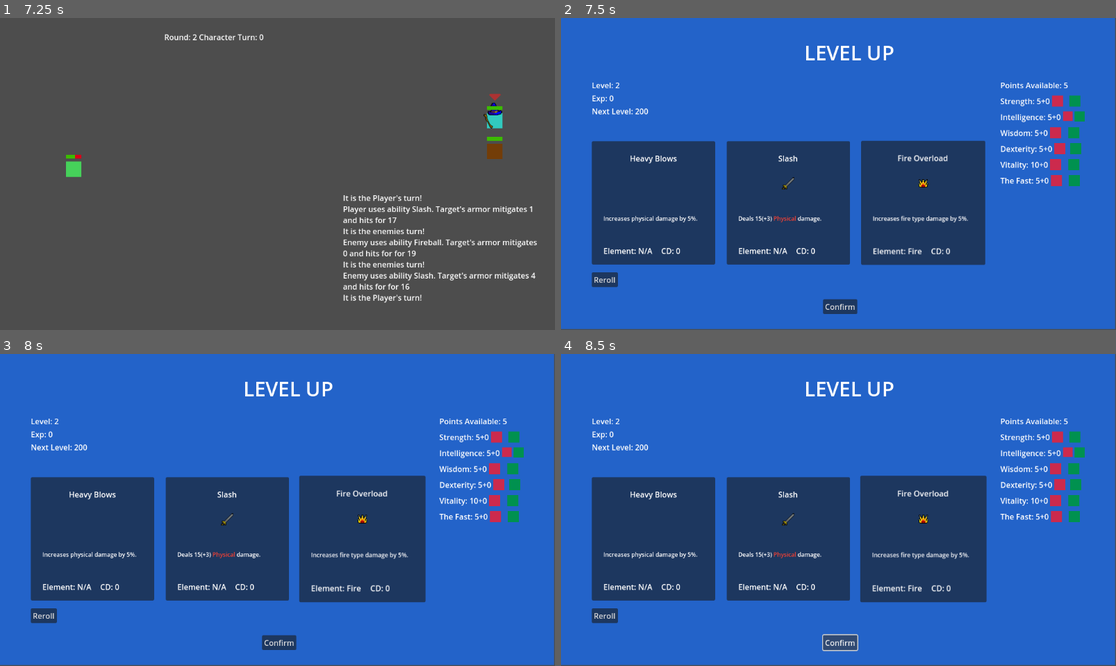
Above: before the commit, frames 1-4 (two rows, left to right).
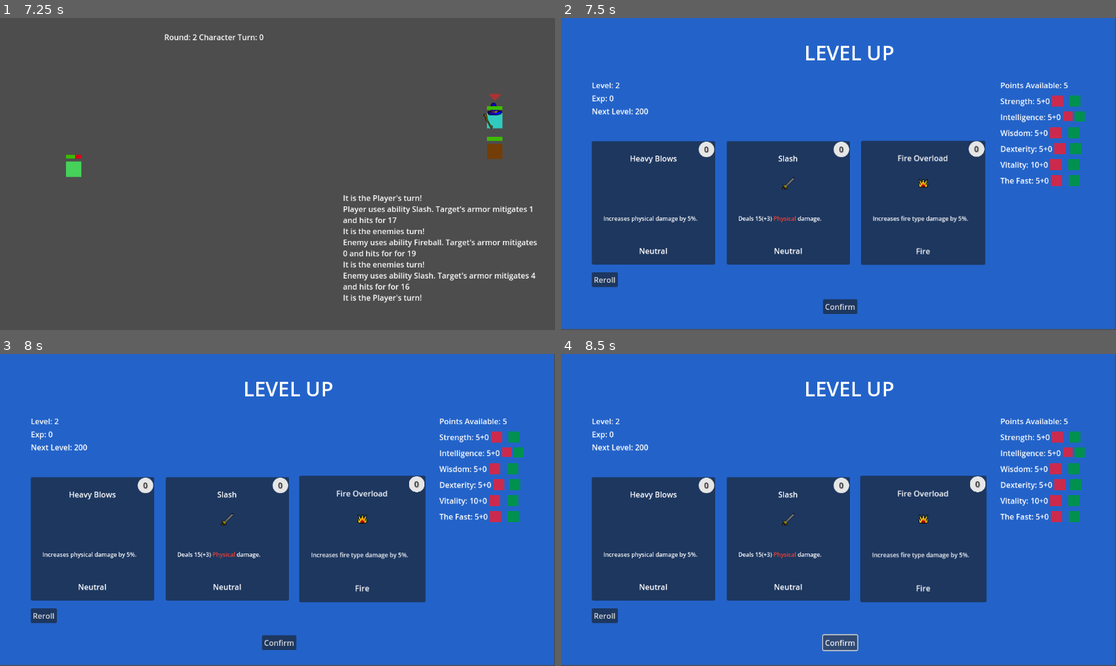
Above: after the commit, the same moments.

Repository: wildbeard/rpg
Game: Godot game, scene res://Scenes/SceneSwitcher.tscn
Same seed, same stepped clock (60 frames per second), same inputs: the game is played once before the commit and once after it.
Inputs (mouse positions are in pixels of both pictures, inside the frame that each line leads up to):
- Up to frame 1 (7.25 s): click "Enter Battle" at 0.5 s; click "Slash" at 1.25 s; tap Enter (ui_accept) at 2, 2.27, 2.75, 3.02, 3.5, 4.52, 5, 5.27, 5.75, 6.02 s; move the mouse to (399, 158) at 2.02 s; hold D (move_right) 2.03-2.78 s; click (399, 158) at 2.17 s; move the mouse to (166, 189) at 2.77 s; hold S (move_down) 2.78-3.53 s; move the mouse to (333, 105) at 3.52 s; hold D (move_right) 3.53-4.28 s; move the mouse to (249, 236) at 4.27 s; hold W (move_up) 4.28-5.03 s; click (249, 236) at 4.42 s; move the mouse to (444, 220) at 5.02 s; hold A (move_left) 5.03-6.5 s; move the mouse to (111, 127) at 5.77 s; click "Fireball" at 6.5 s
- Up to frame 2 (7.5 s): tap Enter (ui_accept) at 7.25 s; move the mouse to (866, 174) at 7.27 s; hold S (move_down) from 7.28 s (still down); click (866, 174) at 7.42 s
- Up to frame 3 (8 s): keep holding S (move_down)
- Up to frame 4 (8.5 s): release S (move_down) at 8 s; click "Confirm" at 8 s

Frame 1 is identical in both runs. In frame 2, 0.8% of the frame differs, in the area x 7-77%, y 39-76%; in frame 3, 0.8%, in the area x 7-77%, y 39-77%; in frame 4, 0.8%.

Commit message:
Minor tweaks to the ability card UI

Diff:
--- a/Scenes/UI/AbilityCard.gd
+++ b/Scenes/UI/AbilityCard.gd
@@ -20,8 +20,15 @@
 	self.ability_icon.texture = self.ability.icon
 	# Ugh, globals
 	self.ability_description.text = self.ability.getDescription(PlayerManager.player)
-	self.ability_element.text = "Element: %s" % self.ability.getElementType()
-	self.cooldown.text = "CD: %d" % self.ability.cooldown
+
+	var elType: String = self.ability.getElementType()
+
+	if elType == 'N/A':
+		self.ability_element.text = 'Neutral'
+	else:
+		self.ability_element.text = "%s" % self.ability.getElementType()
+
+	self.cooldown.text = str(self.ability.cooldown)
 
 	self.connect("mouse_entered", func(): self._mouseEvent(true))
 	self.connect("mouse_exited", func(): self._mouseEvent(false))
--- a/Scenes/UI/AbilityCard.tscn
+++ b/Scenes/UI/AbilityCard.tscn
@@ -1,8 +1,9 @@
-[gd_scene load_steps=4 format=3 uid="uid://hum7wrx7xsqd"]
+[gd_scene load_steps=5 format=3 uid="uid://hum7wrx7xsqd"]
 
 [ext_resource type="Script" path="res://Scenes/UI/AbilityCard.gd" id="1_2c7wq"]
 [ext_resource type="Resource" uid="uid://btwmm8poerxxm" path="res://Resources/Abilities/slash.tres" id="2_hpioh"]
 [ext_resource type="Texture2D" uid="uid://bc2u4s45rlpww" path="res://Assets/fire-strike.png" id="3_atjhy"]
+[ext_resource type="Texture2D" uid="uid://drfnel5fkvlks" path="res://Assets/Circle.png" id="4_cm0gs"]
 
 [node name="AbilityCard" type="Control"]
 layout_mode = 3
@@ -49,16 +50,28 @@
 
 [node name="AbilityElement" type="Label" parent="."]
 layout_mode = 0
-offset_left = 24.0
+offset_left = 8.0
 offset_top = 216.0
-offset_right = 128.0
+offset_right = 248.0
 offset_bottom = 240.0
 text = "Element"
+horizontal_alignment = 1
+
+[node name="TextureRect" type="TextureRect" parent="."]
+layout_mode = 0
+offset_left = 222.0
+offset_top = 1.0
+offset_right = 286.0
+offset_bottom = 65.0
+scale = Vector2(0.5, 0.5)
+texture = ExtResource("4_cm0gs")
 
 [node name="Cooldown" type="Label" parent="."]
 layout_mode = 0
-offset_left = 144.0
-offset_top = 216.0
-offset_right = 232.0
-offset_bottom = 240.0
-text = "CD: 0"
+offset_left = 233.0
+offset_top = 5.0
+offset_right = 257.0
+offset_bottom = 29.0
+theme_override_colors/font_color = Color(0.151276, 0.151276, 0.151276, 1)
+theme_override_colors/font_shadow_color = Color(0.60933, 0.60933, 0.60933, 1)
+text = "CD"
Binary file added: Assets/Circle.png
Not shown, added: Assets/Circle.png.import
